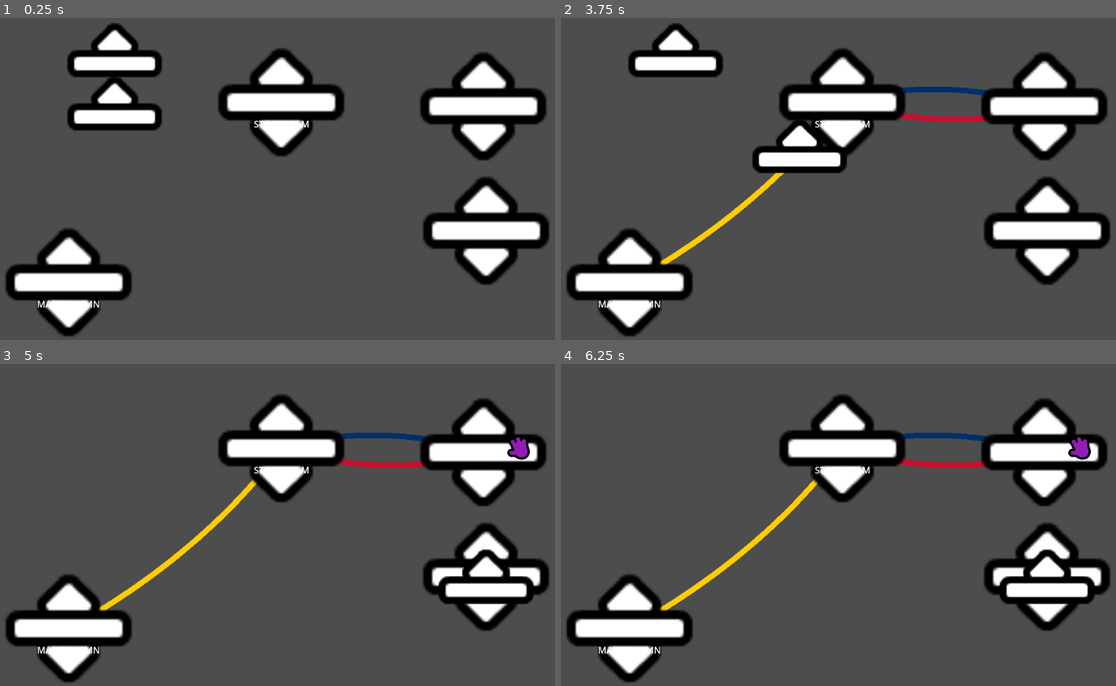
Above: before the commit, frames 1-4 (two rows, left to right).
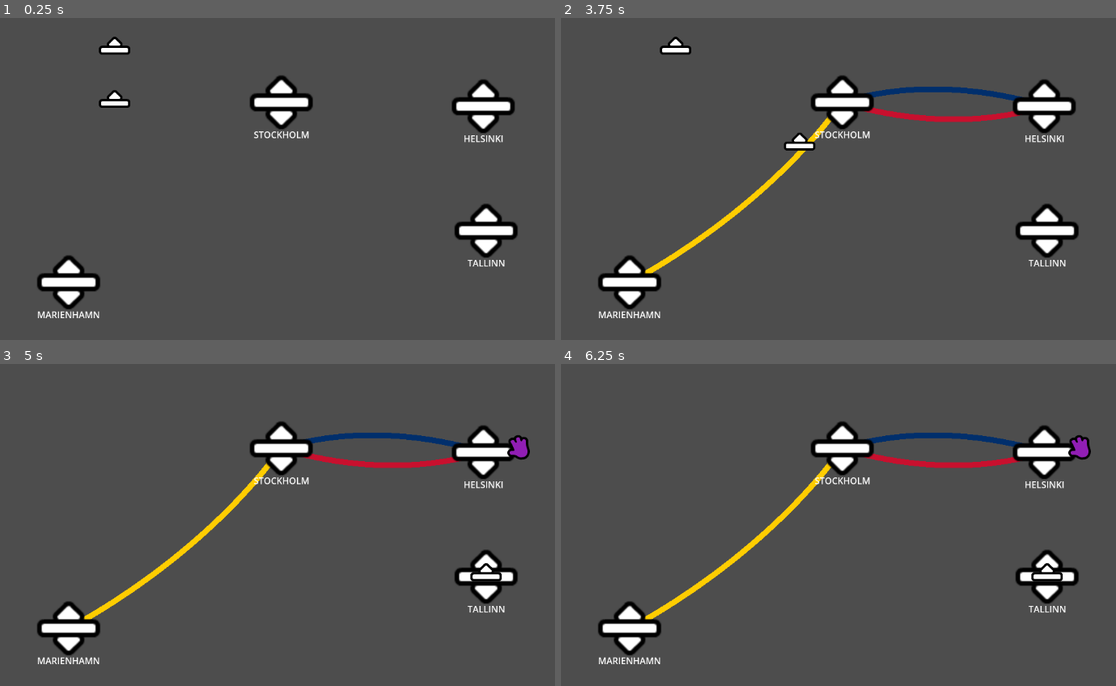
Above: after the commit, the same moments.

Repository: Levartar/mini-ferries
Game: Godot game, scene res://src/levels/test_ports.tscn
Same seed, same stepped clock (60 frames per second), same inputs: the game is played once before the commit and once after it. This scene is started directly instead of the project's main scene.
Inputs (mouse positions are in pixels of both pictures, inside the frame that each line leads up to):
- Up to frame 1 (0.25 s): no input
- Up to frame 2 (3.75 s): tap Enter at 0.5, 2, 3.5 s; drag from (1043, 104) to (844, 101) at 0.52 s; tap Space at 1.25, 2.75 s; drag from (844, 101) to (1043, 104) at 1.27 s; move the mouse to (1049, 230) at 2.02 s; click (1049, 230) at 2.17 s; drag from (627, 282) to (844, 101) at 2.77 s; drag from (677, 104) to (1049, 230) at 3.52 s
- Up to frame 3 (5 s): drag from (116, 396) to (488, 576) at 4.27 s
- Up to frame 4 (6.25 s): move the mouse to (899, 505) at 5.02 s; click (899, 505) at 5.17 s; tap Space at 5.75 s; drag from (771, 412) to (1049, 576) at 5.77 s

The runs differ from the first frame. In frame 1, 19% of the frame differs, in the area x 1-99%, y 1-99%; in frame 2, 19%; in frame 3, 15%; in frame 4, 15%.

Commit message:
clean up sprite work

Diff:
--- a/src/entities/Port.tscn
+++ b/src/entities/Port.tscn
@@ -14,7 +14,7 @@
 script = ExtResource("2_p8dw3")
 
 [node name="Sprite2D" type="Sprite2D" parent="." unique_id=2051382067]
-scale = Vector2(4, 4)
+scale = Vector2(2, 2)
 texture = ExtResource("2_nb6n3")
 
 [node name="CollisionShape2D" type="CollisionShape2D" parent="." unique_id=810209978]
@@ -30,9 +30,9 @@
 anchor_left = 0.5
 anchor_right = 0.5
 offset_left = -23.5
-offset_top = 27.0
+offset_top = 46.0
 offset_right = 23.5
-offset_bottom = 50.0
+offset_bottom = 69.0
 grow_horizontal = 2
 size_flags_horizontal = 3
 theme_override_fonts/font = SubResource("SystemFont_p8dw3")
@@ -41,6 +41,5 @@
 [node name="WarningSprite" type="Sprite2D" parent="." unique_id=257612419]
 visible = false
 modulate = Color(1, 0, 0, 1)
-position = Vector2(0, -52)
-scale = Vector2(2, 2)
+position = Vector2(0, -81)
 texture = ExtResource("3_w3nwo")
--- a/src/entities/ferry/Ferry.tscn
+++ b/src/entities/ferry/Ferry.tscn
@@ -11,7 +11,7 @@
 script = ExtResource("1_ixylv")
 
 [node name="ShipSprite" type="Sprite2D" parent="." unique_id=1258137469]
-scale = Vector2(3, 3)
+position = Vector2(0, -8)
 texture = ExtResource("2_74amc")
 
 [node name="CollisionShape2D" type="CollisionShape2D" parent="." unique_id=1323680985]
--- a/src/entities/ferry/ferry.gd
+++ b/src/entities/ferry/ferry.gd
@@ -23,7 +23,7 @@
 
 # Arrival cooldown
 var arrival_cooldown: float = 0.0
-const ARRIVAL_COOLDOWN_TIME: float = 10.0
+const ARRIVAL_COOLDOWN_TIME: float = 5.0
 
 var HAND_ICON = preload("res://assets/sprites/icons/hand_small_open.png")
 @onready var passenger_container = $PassengerContainer
@@ -263,8 +263,6 @@
 	for destination in onboard_passengers:
 		var icon = TextureRect.new()
 		icon.texture = HAND_ICON
-		icon.custom_minimum_size = Vector2(16, 16)
-		icon.expand_mode = TextureRect.EXPAND_IGNORE_SIZE
 
 		# MODULATE
 		icon.modulate = LinePalette.CITY_COLORS[destination]
--- a/src/levels/test_ports.tscn
+++ b/src/levels/test_ports.tscn
@@ -25,12 +25,6 @@
 
 [node name="Ferry" parent="." unique_id=1559693109 instance=ExtResource("2_jxqds")]
 position = Vector2(236, 226)
-sail_speed = 0.05
-passenger_capacity = 6
-docking_time = 2.0
 
 [node name="Ferry2" parent="." unique_id=1037342684 instance=ExtResource("2_jxqds")]
 position = Vector2(236, 131)
-sail_speed = 0.05
-passenger_capacity = 6
-docking_time = 2.0
